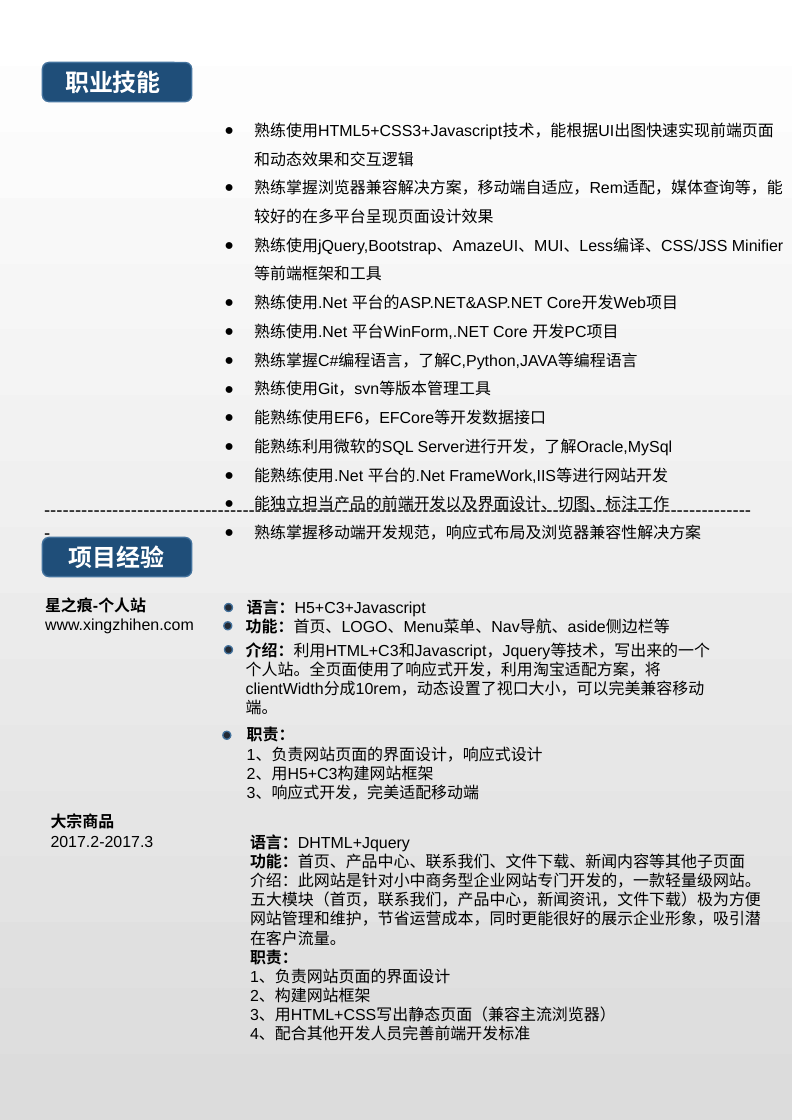
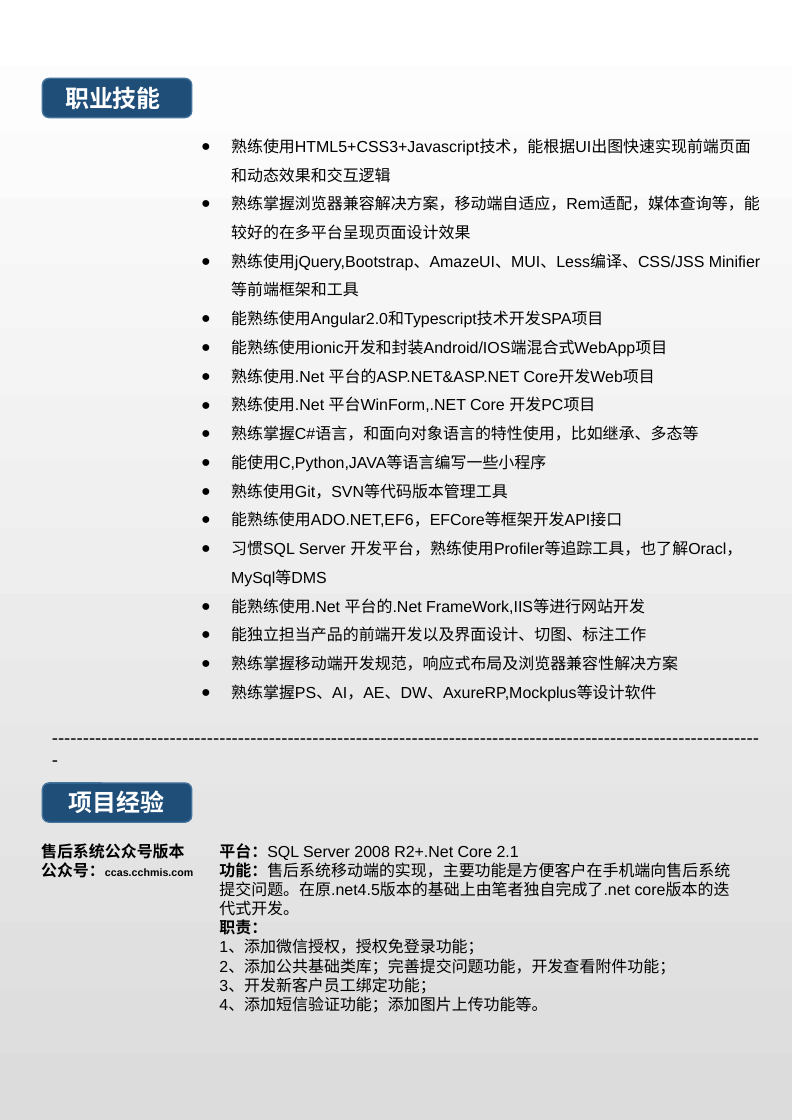
Before and after one commit to leeneo/others, a slide deck: slide 2 of files/个人简历.pptx. Drawn at 792x1120 pixels with LibreOffice and Linux fonts; fonts in the diff are those of the drawing. Boxes give left, top, right and bottom in pixels: in the first picture for what was removed or moved away, otherwise in the second. Text is boxed around its words. In the diff, an @@ line names an element or a change of style, - is before the commit and + after.

```diff
--- a/files/个人简历.pptx
+++ b/files/个人简历.pptx
@@ rounded rectangle: place and size @@
-rounded rectangle at (42, 62, 192, 102)
+rounded rectangle at (42, 79, 192, 118)
@@ text "职业技能": place and size @@
-text "职业技能" at (65, 70, 161, 93)
+text "职业技能" at (65, 86, 161, 109)
@@ text "熟练使用HTML5+CSS3+Javascript技术，能根据UI出图快速实现前端页面和动态效果和交互逻辑": place and size @@
-text "熟练使用HTML5+CSS3+Javascript技术，能根据UI出图快速实现前端页面和动态效果和交互逻辑" at (254, 122, 783, 540)
+text "熟练使用HTML5+CSS3+Javascript技术，能根据UI出图快速实现前端页面和动态效果和交互逻辑" at (231, 138, 760, 702)
@@ text at (231, 310, 667, 357): paragraphs added @@
+● 能熟练使用Angular2.0和Typescript技术开发SPA项目
+● 能熟练使用ionic开发和封装Android/IOS端混合式WebApp项目
@@ text at (231, 425, 742, 587): text changed @@
-● 熟练掌握C#编程语言，了解C,Python,JAVA等编程语言
-● 熟练使用Git，svn等版本管理工具
-● 能熟练使用EF6，EFCore等开发数据接口
-● 能熟练利用微软的SQL Server进行开发，了解Oracle,MySql
+● 熟练掌握C#语言，和面向对象语言的特性使用，比如继承、多态等
+● 能使用C,Python,JAVA等语言编写一些小程序
+● 熟练使用Git，SVN等代码版本管理工具
+● 能熟练使用ADO.NET,EF6，EFCore等框架开发API接口
+● 习惯SQL Server 开发平台，熟练使用Profiler等追踪工具，也了解Oracl，MySql等DMS
@@ text removed at (247, 599, 426, 617) @@
-语言：H5+C3+Javascript
@@ ellipse removed at (224, 603, 232, 611) @@
@@ ellipse removed at (224, 622, 232, 629) @@
@@ text removed at (246, 616, 670, 634) @@
-功能：首页、LOGO、Menu菜单、Nav导航、aside侧边栏等
@@ ellipse removed at (224, 645, 232, 653) @@
@@ text removed at (246, 642, 710, 715) @@
-介绍：利用HTML+C3和Javascript，Jquery等技术，写出来的一个个人站。全页面使用了响应式开发，利用淘宝适配方案，将clientWidth分成10rem，动态设置了视口大小，可以完美兼容移动端。
@@ text at (231, 684, 656, 702): paragraph added @@
+● 熟练掌握PS、AI，AE、DW、AxureRP,Mockplus等设计软件
@@ text "------------------------------------------------------------ ...": place and size @@
-text "------------------------------------------------------------ ..." at (34, 493, 765, 526)
+text "------------------------------------------------------------ ..." at (42, 721, 773, 754)
@@ ellipse removed at (223, 731, 231, 738) @@
@@ text removed at (247, 726, 543, 800) @@
-职责：
-1、负责网站页面的界面设计，响应式设计
-2、用H5+C3构建网站框架
-3、响应式开发，完美适配移动端
@@ rounded rectangle: place and size @@
-rounded rectangle at (42, 537, 192, 577)
+rounded rectangle at (42, 782, 192, 822)
@@ text "项目经验": place and size @@
-text "项目经验" at (69, 545, 165, 568)
+text "项目经验" at (69, 790, 165, 813)
@@ text removed at (51, 813, 154, 847) @@
-大宗商品
-2017.2-2017.3
@@ text "平台：SQL Server 2008 R2+.Net Core ...": place and size @@
-text "平台：SQL Server 2008 R2+.Net Core ..." at (250, 834, 761, 1041)
+text "平台：SQL Server 2008 R2+.Net Core ..." at (219, 843, 730, 1013)
@@ text at (41, 843, 193, 878): text changed; size 12 to 8 pt; bold on @@
-星之痕-个人站
-www.xingzhihen.com
+售后系统公众号版本
+公众号：ccas.cchmis.com
@@ text at (219, 843, 730, 916): text changed @@
-语言：DHTML+Jquery
-功能：首页、产品中心、联系我们、文件下载、新闻内容等其他子页面
-介绍：此网站是针对小中商务型企业网站专门开发的，一款轻量级网站。五大模块（首页，联系我们，产品中心，新闻资讯，文件下载）极为方便网站管理和维护，节省运营成本，同时更能很好的展示企业形象，吸引潜在客户流量。
+平台：SQL Server 2008 R2+.Net Core 2.1
+功能：售后系统移动端的实现，主要功能是方便客户在手机端向售后系统提交问题。在原.net4.5版本的基础上由笔者独自完成了.net core版本的迭代式开发。
@@ text at (219, 940, 675, 1013): text changed @@
-1、负责网站页面的界面设计
-2、构建网站框架
-3、用HTML+CSS写出静态页面（兼容主流浏览器）
-4、配合其他开发人员完善前端开发标准
+1、添加微信授权，授权免登录功能；
+2、添加公共基础类库；完善提交问题功能，开发查看附件功能；
+3、开发新客户员工绑定功能；
+4、添加短信验证功能；添加图片上传功能等。
```
Also in this commit, not shown: 1 other slide changed, 1 slide added, 1 slide removed, 1 other file.
